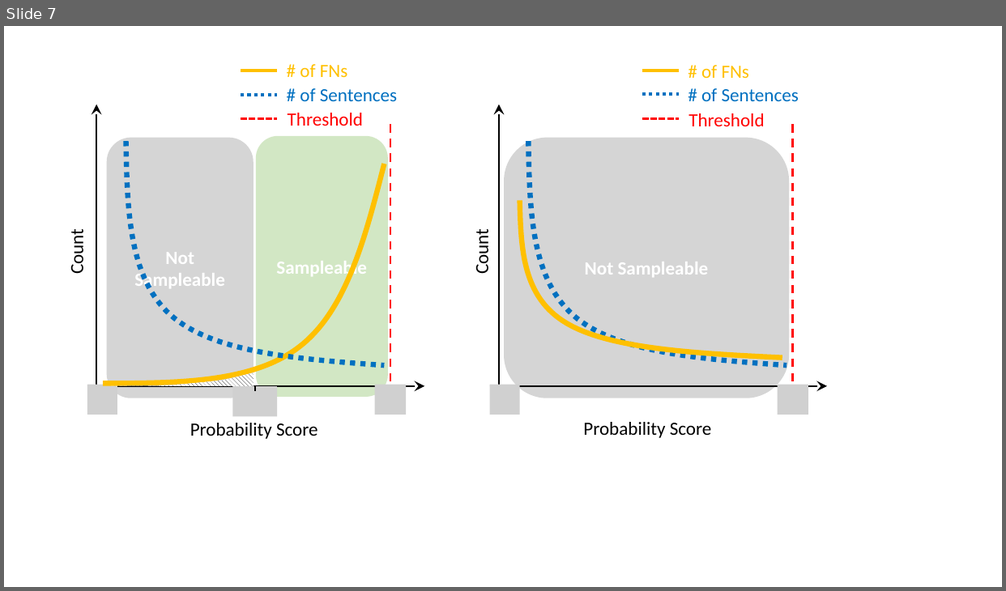
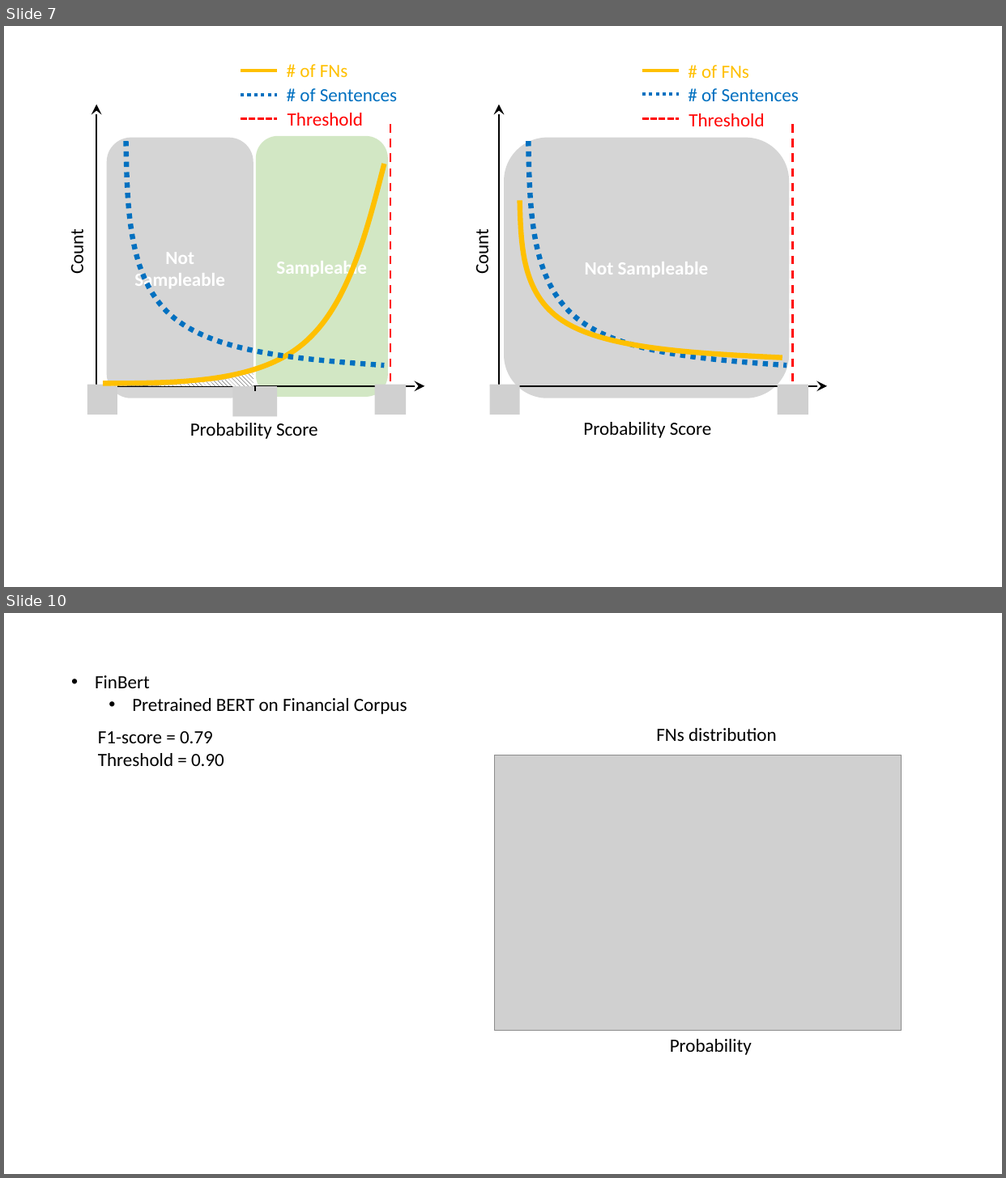
Before and after one commit to lkqnaruto/model_monitoring, a slide deck: test_slides.pptx. Shown one above the other, each under a label of ours: slide 7 before the commit, slides 7 and 10 after it; the slides between them are not shown. The pictures are 1006x591 and 1006x1178 pixels, drawn with LibreOffice and Linux fonts; fonts in the diff are those of the drawing; grey boxes stand for pictures. Boxes give left, top, right and bottom in pixels: in the first picture for what was removed or moved away, otherwise in the second. Text is boxed around its words. In the diff, an @@ line names an element or a change of style, - is before the commit and + after.

```diff
--- a/test_slides.pptx
+++ b/test_slides.pptx
@@ slide 10 added at [4,613,1002,1174], background #FFFFFF @@
@@ text added at [95,675,407,714], 18 pt, text #000000 @@
+• FinBert
+  • Pretrained BERT on Financial Corpus
@@ text added at [98,731,224,766], 18 pt, text #000000 @@
+F1-score = 0.79
+Threshold = 0.90
@@ text added at [656,728,777,741], 18 pt, text #000000 @@
+FNs distribution
@@ picture added at [495,756,901,1031] @@
@@ text added at [670,1039,752,1055], 18 pt, text #000000 @@
+Probability
```
Also in this commit, not shown: 2 other slides added.
